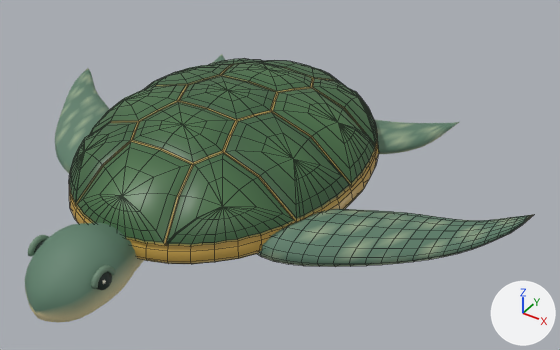
One commit to the Blender file apps-src/oido-absoluto-multi-juego/art/blender/tortuga/tortuga.blend: the scene before it, then after it.
One viewpoint serves both versions: a 50 mm lens placed at (3.47, -4.51, 3.6), pointed at (0.55, -0.07, 0.12). Lighting does not change. The marker at lower right points along +X, +Y and +Z. The older version comes first. Mesh edges are drawn as thin lines on the coarser meshes.

The first picture shows 'Cabeza y cuello', 'Caparazón, plastrón y cola', 'Delantera 0', 'Delantera 1', 'Trasera 3' and 1 more.
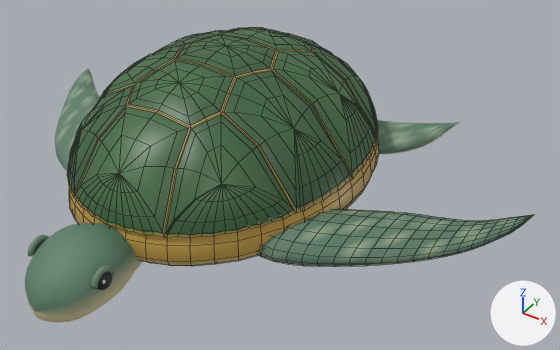
The change in detail:
me_caparazón__plastrón_y_cola is used by ob_caparazón__plastrón_y_cola; location (0.0, 0.0, 0.0).
me_caparazón__plastrón_y_cola had 1841 vertices, 1952 faces and spanned x -1.19..1.19, y -1.49..1.83, z -0.16..0.71.
me_caparazón__plastrón_y_cola now has 1841 vertices, 1952 faces and spans x -1.19..1.19, y -1.49..1.83, z -0.24..1.1.
me_caparazón__plastrón_y_cola part 1: the loose piece of 813 vertices spanning x -1.18..1.18, y -1.47..1.47, z 0.19..0.71 is rebuilt with 813 vertices and now spans x -1.18..1.18, y -1.47..1.47, z 0.26..1.1.
me_caparazón__plastrón_y_cola part 2: 866 vertices removed from x -1.18..1.18, y -1.47..1.47, z -0.16..0.56; 866 vertices added at x -1.18..1.18, y -1.47..1.47, z -0.24..0.88.

Pixel boxes (x1, y1, x2, y2) of what changed, in the pictures (560 x 350 px; the box of a moved part takes in the faces that stretch with it):
'Caparazón, plastrón y cola', reshaped (16% taller)
    before: (69, 58, 379, 264)
    after: (67, 27, 379, 266)
part 1 of me_caparazón__plastrón_y_cola, rebuilt (12% taller)
    before: (69, 58, 377, 247)
    after: (67, 27, 378, 238)
part 2 of me_caparazón__plastrón_y_cola, moved or reshaped
    before: (69, 142, 379, 264)
    after: (69, 137, 379, 266)
